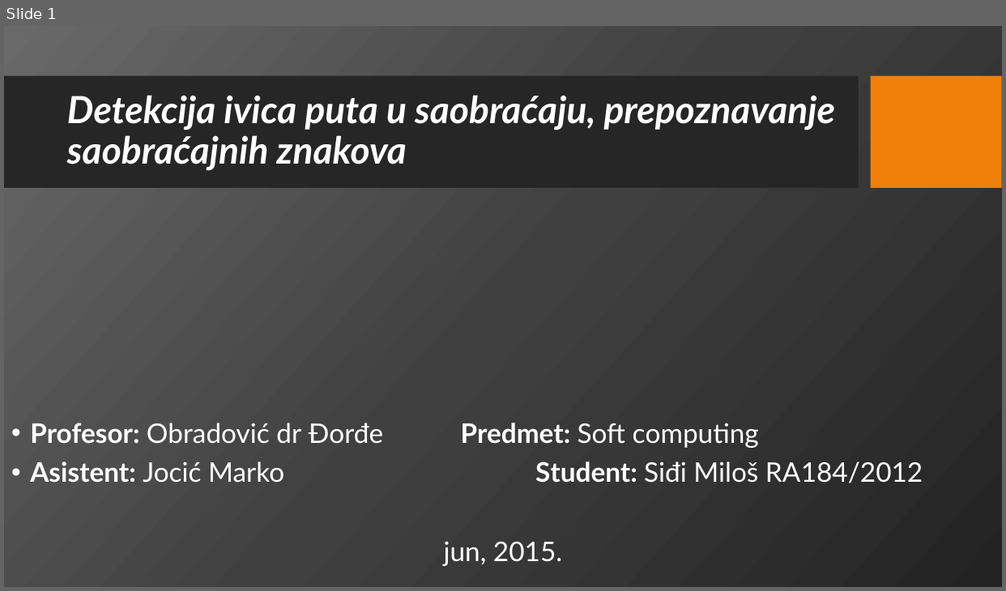
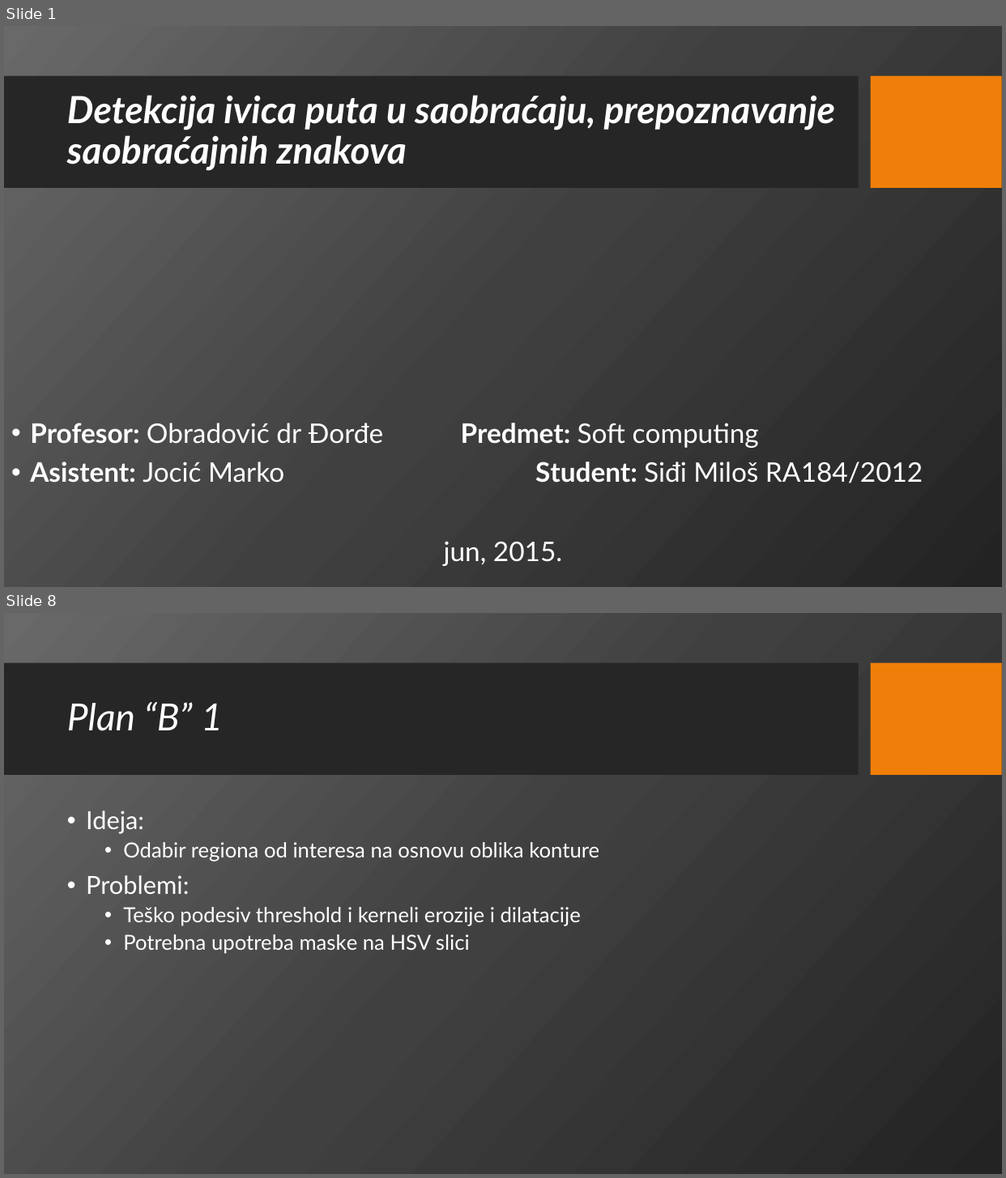
Before and after one commit to msidji/MilosSidji_SoftComputing, a slide deck: Python/Sidji-Prezentacija2.pptx. Shown one above the other, each under a label of ours: slide 1 before the commit, slides 1 and 8 after it; the slides between them are not shown. The pictures are 1006x591 and 1006x1178 pixels, drawn with LibreOffice and Linux fonts; fonts in the diff are those of the drawing; background and template pictures are left out. Boxes give left, top, right and bottom in pixels: in the first picture for what was removed or moved away, otherwise in the second. Text is boxed around its words. In the diff, an @@ line names an element or a change of style, - is before the commit and + after.

```diff
--- a/Python/Sidji-Prezentacija2.pptx
+++ b/Python/Sidji-Prezentacija2.pptx
@@ slide 8 added at bbox=[4, 613, 1002, 1174], background picture (left out); not listed: 2 template elements that a slide beside it also shows @@
@@ title added at bbox=[67, 702, 223, 731], 36 pt, text #FFFFFF, italic @@
+Plan “B” 1
@@ text added at bbox=[86, 811, 599, 954], 20 pt, text #FFFFFF @@
+• Ideja:
+  • Odabir regiona od interesa na osnovu oblika konture
+• Problemi:
+  • Teško podesiv threshold i kerneli erozije i dilatacije
+  • Potrebna upotreba maske na HSV slici
```
Also in this commit, not shown: 16 other slides added, 8 slides removed, 8 other files.
